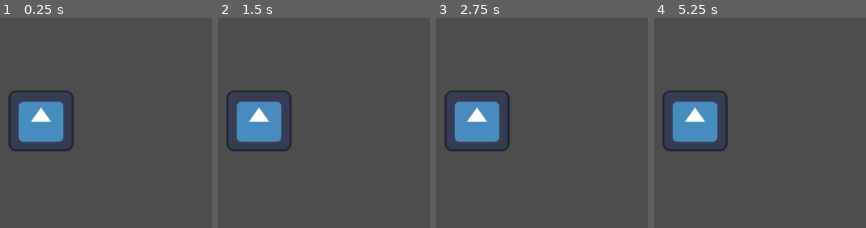
Above: before the commit, frames 1-4 (left to right).
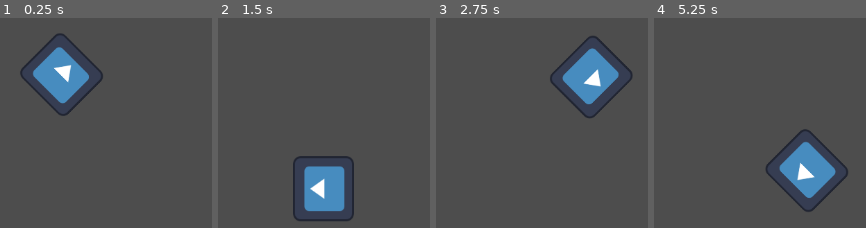
Above: after the commit, the same moments.

Repository: natmsaenz/first-godot-script
Game: Godot game, scene res://sprite_2d.tscn
The game is run twice, just before and just after one commit, with the same random seed, the same clock (stepped at 60 frames per second) and the same inputs. Before the commit the project has no main scene; this scene is started directly in both runs. The engine's default icon, where the game draws it, is replaced by a stand-in: a white triangle on a blue panel in a dark square.
Inputs:
- Up to frame 1 (0.25 s): no input
- Up to frame 2 (1.5 s): no input
- Up to frame 3 (2.75 s): no input
- Up to frame 4 (5.25 s): no input

The runs differ from the first frame. In frame 1, 10% of the frame differs, in the area x 3-49%, y 7-64%; in frame 2, 11%; in frame 3, 11%; in frame 4, 11%, in the area x 3-92%, y 34-93%.

Commit message:
added the functions for the icon to move whenever the keyboard arrows are pressed in their correspondent directions

Diff:
--- a/project.godot
+++ b/project.godot
@@ -11,5 +11,6 @@
 [application]
 
 config/name="my_first_script"
+run/main_scene="res://sprite_2d.tscn"
 config/features=PackedStringArray("4.2", "Forward Plus")
 config/icon="res://icon.svg"
--- /dev/null
+++ b/sprite_2d.gd
@@ -0,0 +1,10 @@
+extends Sprite2D
+var speed = 300
+var angular_speed = PI
+
+func _process(delta):
+	rotation += angular_speed * delta
+
+	var velocity = Vector2.UP.rotated(rotation) * speed
+
+	position += velocity * delta
--- a/sprite_2d.tscn
+++ b/sprite_2d.tscn
@@ -1,8 +1,10 @@
-[gd_scene load_steps=2 format=3 uid="uid://cj7dg3up58f6t"]
+[gd_scene load_steps=3 format=3 uid="uid://cj7dg3up58f6t"]
 
 [ext_resource type="Texture2D" uid="uid://chv0oyhwmp0ta" path="res://icon.svg" id="1_ie41h"]
+[ext_resource type="Script" path="res://sprite_2d.gd" id="2_vbd2s"]
 
 [node name="Sprite2D" type="Sprite2D"]
 position = Vector2(558, 300)
 scale = Vector2(0.734375, 0.6875)
 texture = ExtResource("1_ie41h")
+script = ExtResource("2_vbd2s")
